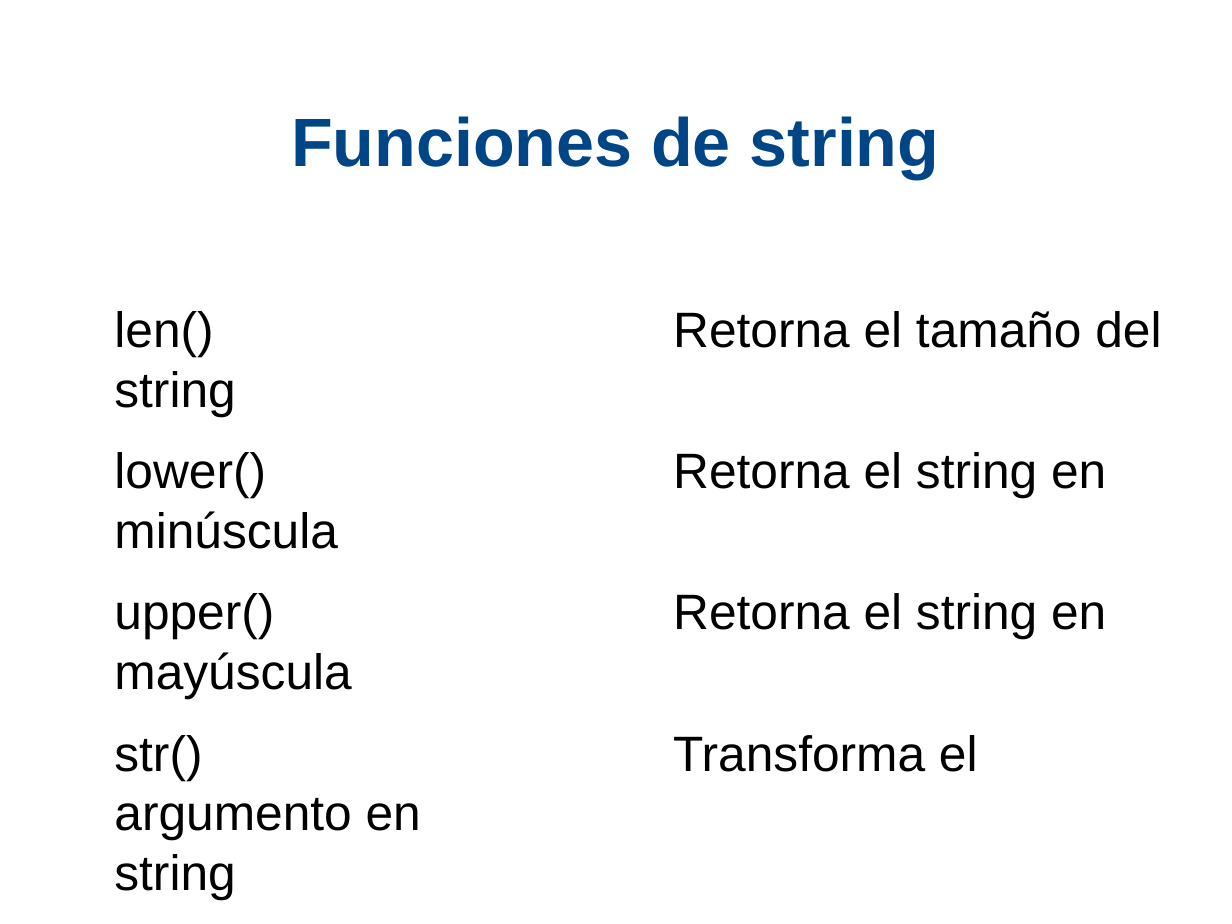
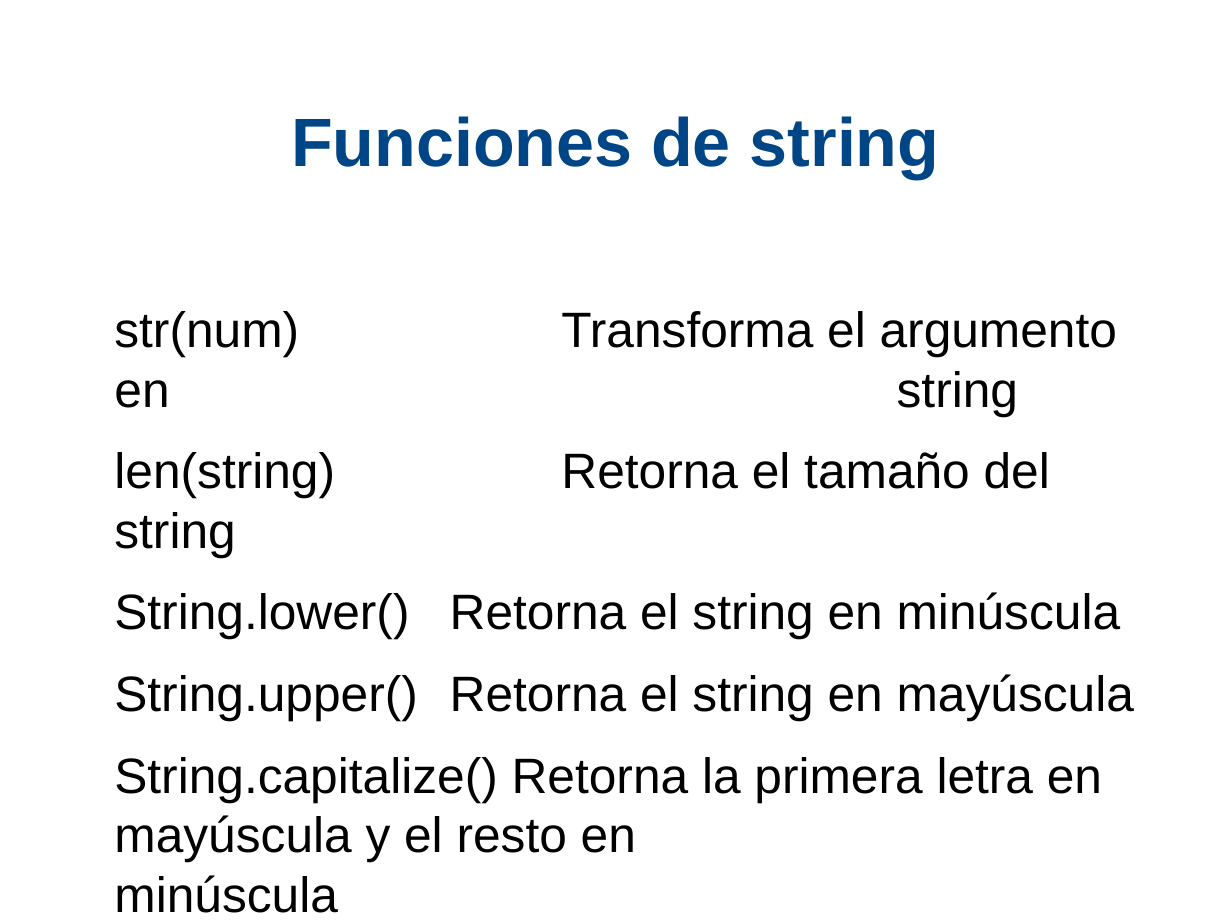
Before and after one commit to xDavidPM/Taller-Python, a slide deck: slide 13 of Python diapositiva.odp (slide 10 before the commit). Drawn at 1232x924 pixels with LibreOffice and Linux fonts; fonts in the diff are those of the drawing; background and template pictures are left out. Boxes give left, top, right and bottom in pixels: in the first picture for what was removed or moved away, otherwise in the second. Text is boxed around its words. In the diff, an @@ line names an element or a change of style, - is before the commit and + after.

```diff
--- a/Python diapositiva.odp
+++ b/Python diapositiva.odp
@@ text at bbox=[114, 311, 1134, 913]: text changed @@
-len() Retorna el tamaño del string
-lower() Retorna el string en minúscula
-upper() Retorna el string en mayúscula
-str() Transforma el argumento en string
+str(num) Transforma el argumento en string
+len(string) Retorna el tamaño del string
+String.lower() Retorna el string en minúscula
+String.upper() Retorna el string en mayúscula
+String.capitalize() Retorna la primera letra en mayúscula y el resto en minúscula
```
Also in this commit, not shown: 4 other slides changed, 6 slides added, 1 slide removed, 1 other file.
